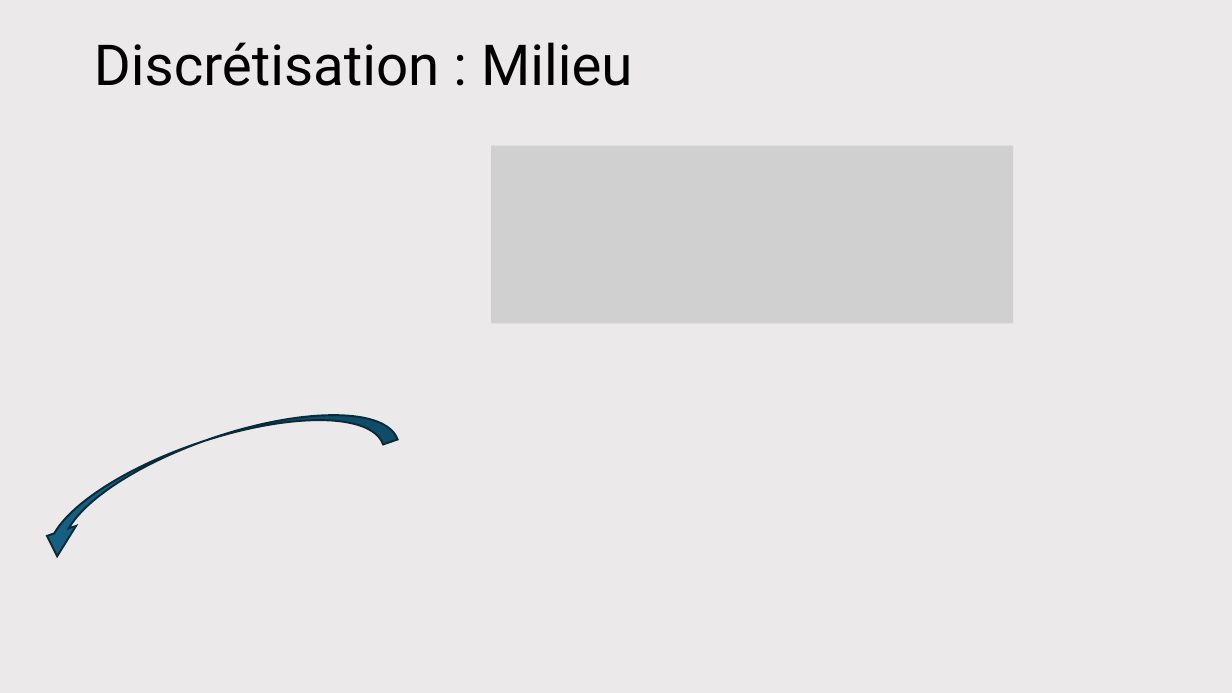
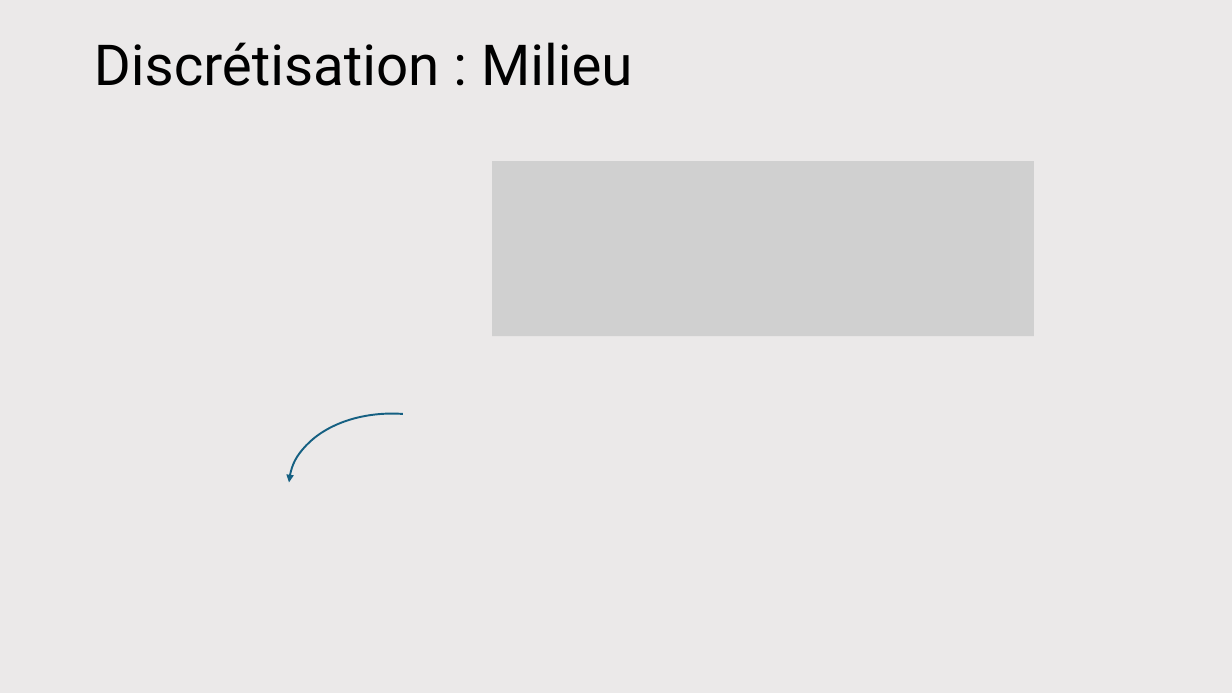
Before and after one commit to antoine-pt/MEC8211, a slide deck: slide 5 of projet_final/projet_final/MEC8211-Projet-final-Presentation.pptx (slide 4 before the commit). Drawn at 1232x693 pixels with LibreOffice and Linux fonts; fonts in the diff are those of the drawing; grey boxes stand for pictures. Boxes give left, top, right and bottom in pixels: in the first picture for what was removed or moved away, otherwise in the second. Text is boxed around its words. In the diff, an @@ line names an element or a change of style, - is before the commit and + after.

```diff
--- a/projet_final/projet_final/MEC8211-Projet-final-Presentation.pptx
+++ b/projet_final/projet_final/MEC8211-Projet-final-Presentation.pptx
@@ picture: place and size @@
-picture at bbox=[492, 145, 1014, 323]
+picture at bbox=[493, 161, 1034, 335]
@@ curved right arrow removed at bbox=[22, 382, 397, 561] @@
@@ arc (boxed as its full ellipse) added at bbox=[284, 407, 512, 574], outline #156082 1.5 pt @@
```
Also in this commit, not shown: 1 slide added.
